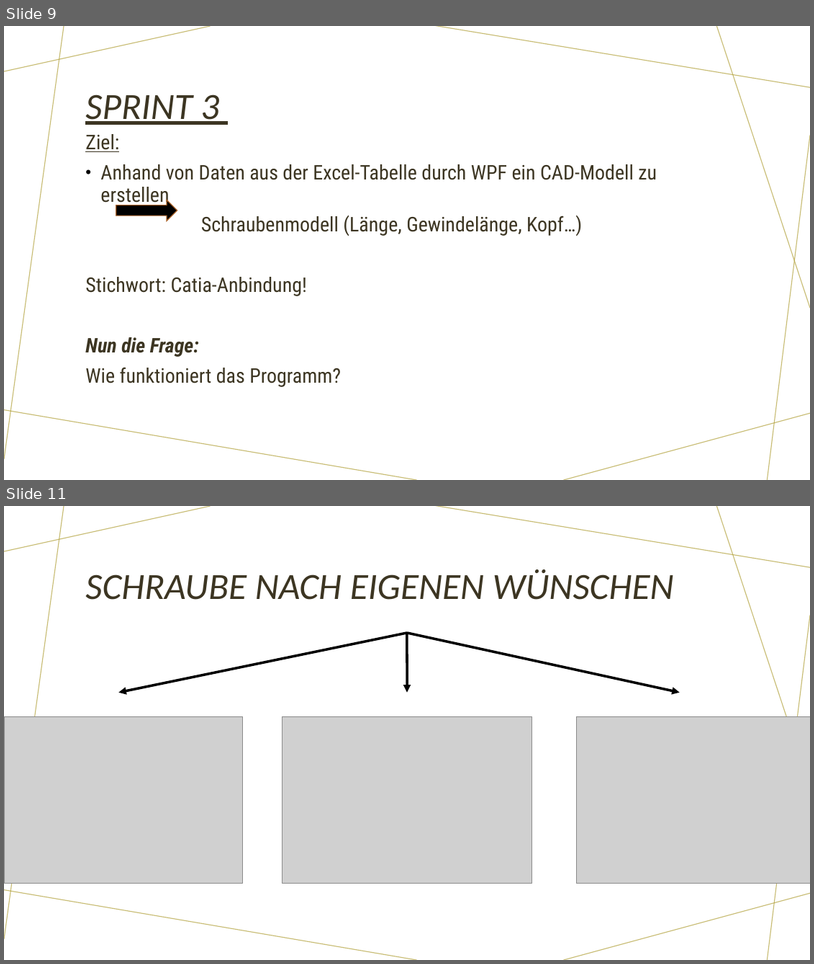
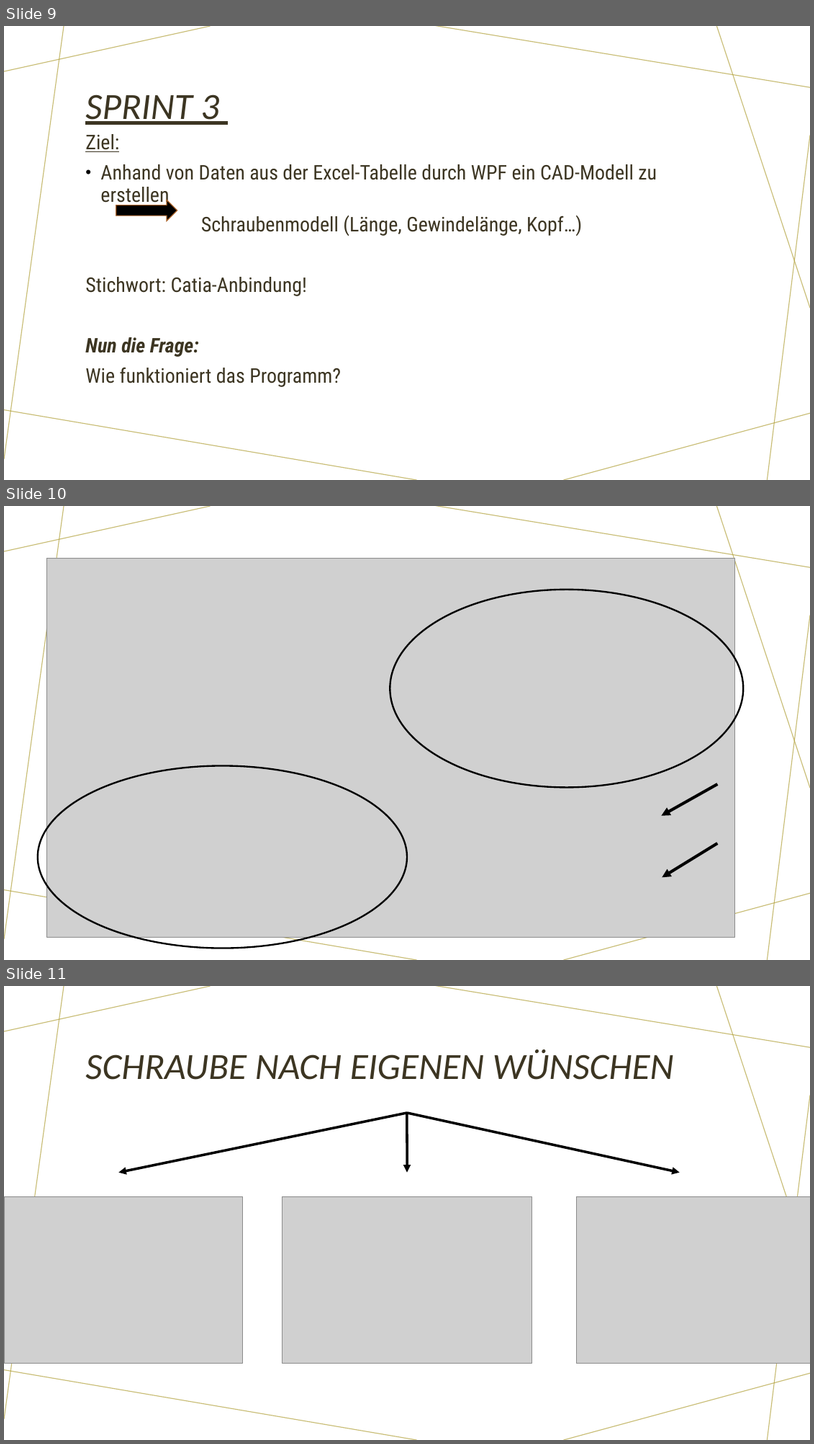
Before and after one commit to DanielMachina/HSP-SoSe-2021, a slide deck: Schrauben/Schraubenprogramm.odp. Shown one above the other, each under a label of ours: slides 9 and 11 before the commit, slides 9, 10 and 11 after it; the slides between them are not shown. The pictures are 814x964 and 814x1444 pixels, drawn with LibreOffice and Linux fonts; fonts in the diff are those of the drawing; grey boxes stand for pictures. Boxes give left, top, right and bottom in pixels: in the first picture for what was removed or moved away, otherwise in the second. Text is boxed around its words. In the diff, an @@ line names an element or a change of style, - is before the commit and + after.

Commit message:
Pp update

```diff
--- a/Schrauben/Schraubenprogramm.odp
+++ b/Schrauben/Schraubenprogramm.odp
@@ slide 10 added at (x1=4, y1=506, x2=810, y2=960), background #FFFFFF; not listed: 7 template elements that a slide beside it also shows @@
@@ picture added at (x1=46, y1=558, x2=735, y2=937) @@
@@ freeform shape added at (x1=390, y1=590, x2=743, y2=788), outline #000000 2.01 pt @@
@@ freeform shape added at (x1=38, y1=765, x2=407, y2=947), outline #000000 2.01 pt @@
@@ arrow added from (718, 784) to (661, 816), #000000 3.49 pt @@
@@ arrow added from (718, 843) to (662, 877), #000000 3.49 pt @@
```
Also in this commit, not shown: 1 slide removed.
